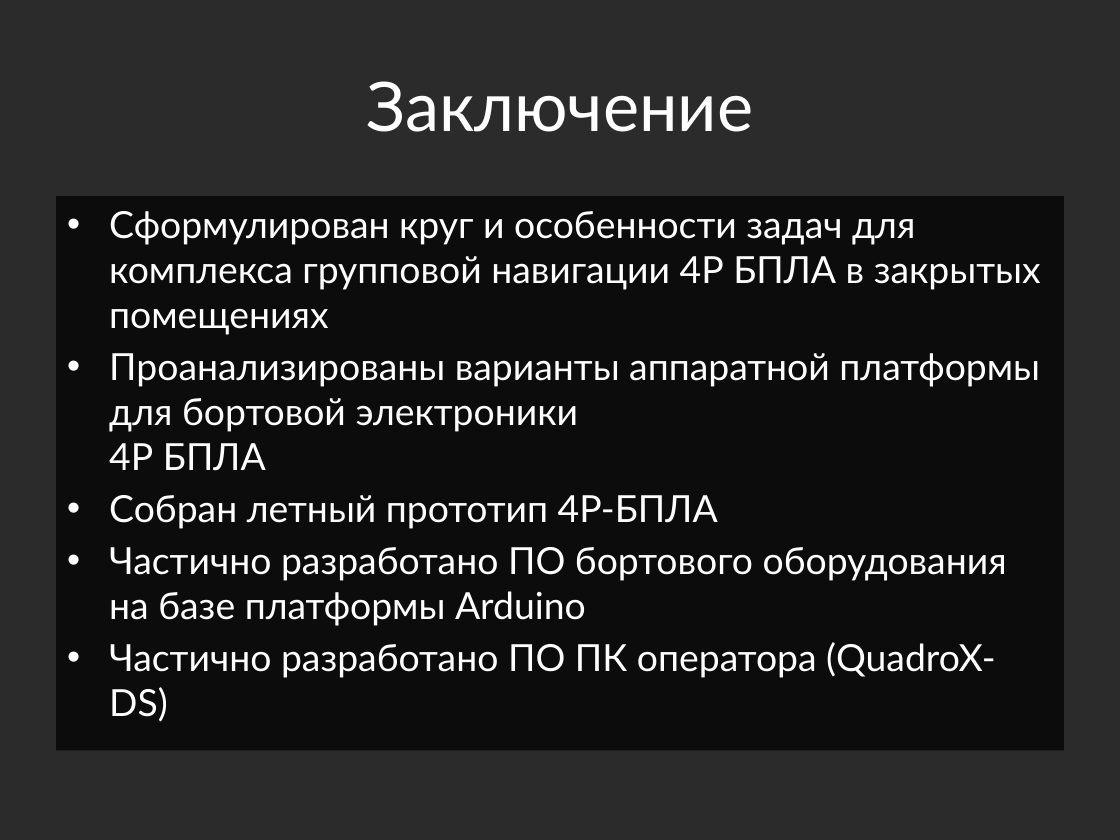
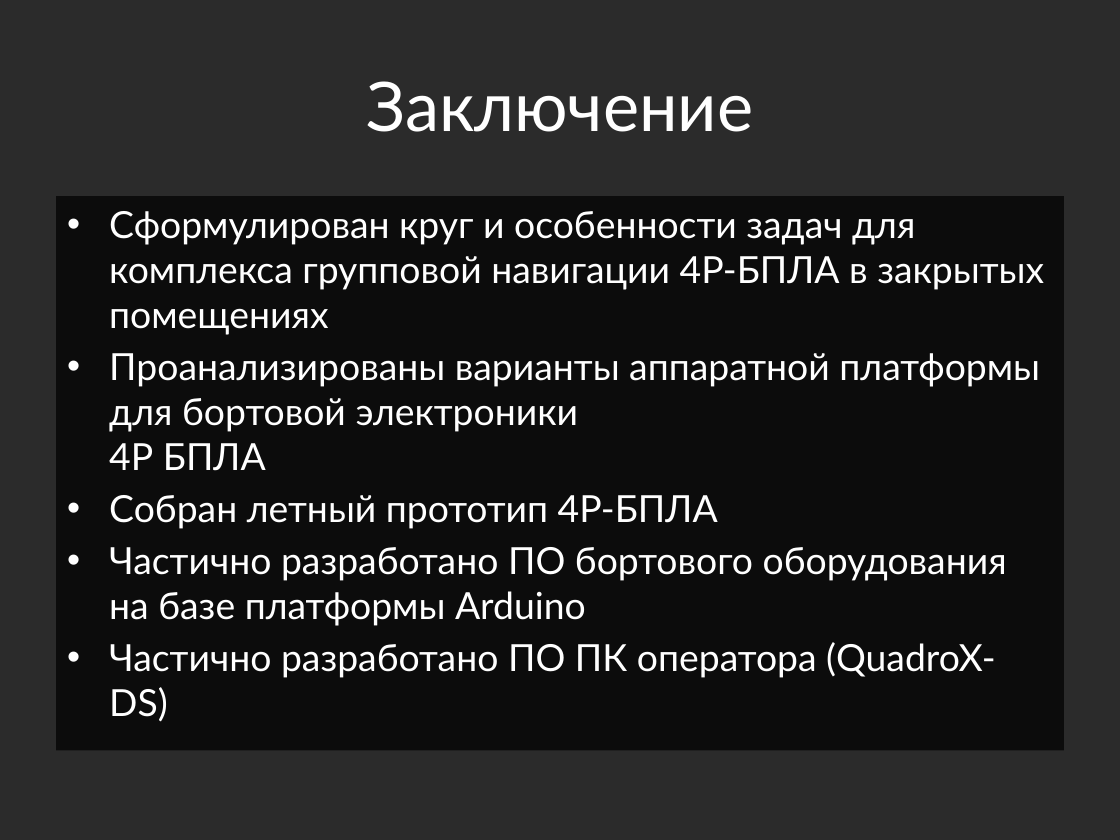
Before and after one commit to yaceq/quadro-xds, a slide deck: slide 13 of Docs/Medias2012_dhg.pptx. Drawn at 1120x840 pixels with LibreOffice and Linux fonts; fonts in the diff are those of the drawing; background and template pictures are left out; a plain dark background stands for a picture behind light text. Boxes give left, top, right and bottom in pixels: in the first picture for what was removed or moved away, otherwise in the second. Text is boxed around its words. In the diff, an @@ line names an element or a change of style, - is before the commit and + after.

```diff
--- a/Docs/Medias2012_dhg.pptx
+++ b/Docs/Medias2012_dhg.pptx
@@ text at (109,211,1044,335): text changed @@
-• Сформулирован круг и особенности задач для комплекса групповой навигации 4Р БПЛА в закрытых помещениях
+• Сформулирован круг и особенности задач для комплекса групповой навигации 4Р-БПЛА в закрытых помещениях
```
Also in this commit, not shown: 1 other slide changed, 1 other file.
